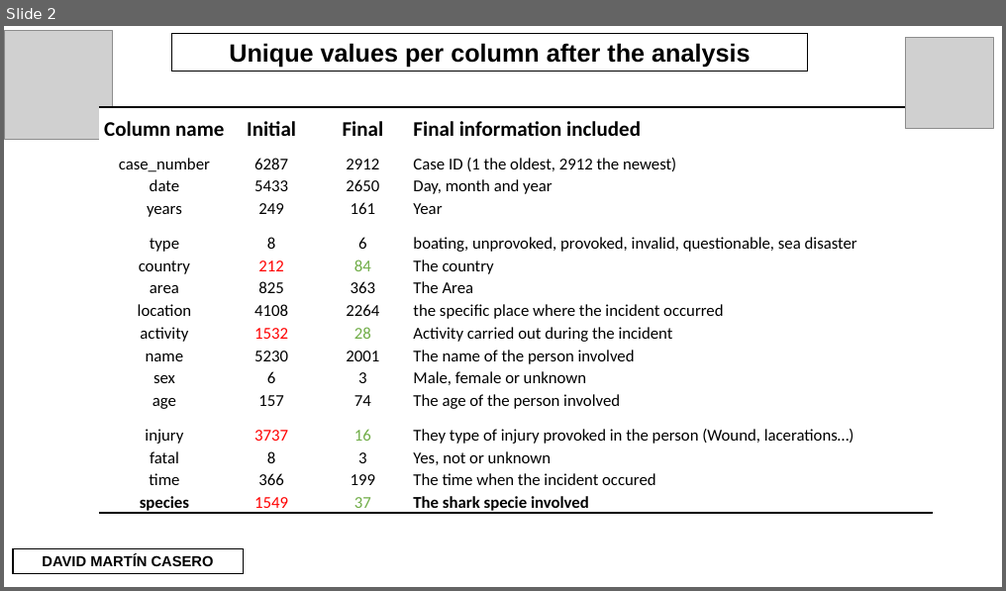
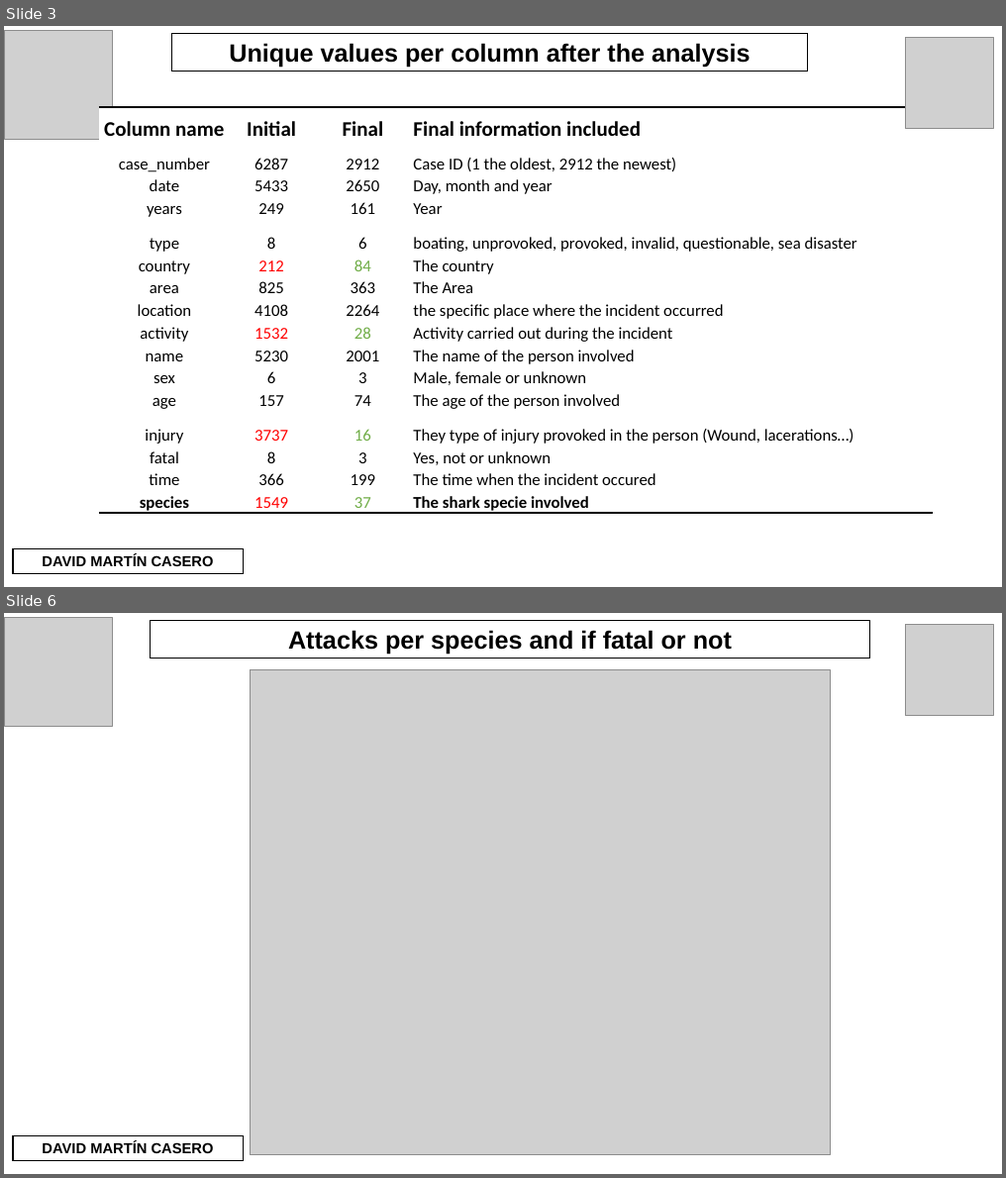
Before and after one commit to Davidmcii/DMC-w2-pandas-project, a slide deck: Presentation/W2-sharks-DavidMC-ongoing.pptx. Shown one above the other, each under a label of ours: slide 2 before the commit, slides 3 and 6 after it; the slides between them are not shown. The pictures are 1006x591 and 1006x1178 pixels, drawn with LibreOffice and Linux fonts; fonts in the diff are those of the drawing; grey boxes stand for pictures. Boxes give left, top, right and bottom in pixels: in the first picture for what was removed or moved away, otherwise in the second. Text is boxed around its words. In the diff, an @@ line names an element or a change of style, - is before the commit and + after.

```diff
--- a/Presentation/W2-sharks-DavidMC-ongoing.pptx
+++ b/Presentation/W2-sharks-DavidMC-ongoing.pptx
@@ slide 6 added at box(4, 613, 1002, 1174), background #FFFFFF @@
@@ picture added at box(4, 618, 113, 726) @@
@@ rectangle added at box(150, 621, 871, 658), fill #FFFFFF, outline #000000 1 pt, 24 pt, text #000000, bold @@
+Attacks per species and if fatal or not
@@ picture added at box(905, 624, 994, 715) @@
@@ picture added at box(251, 669, 831, 1156) @@
@@ rectangle added at box(13, 1137, 243, 1161), fill #FFFFFF, outline #000000 1 pt, 14 pt, text #000000, bold @@
+DAVID MARTÍN CASERO
@@ what was slide 2 is now slide 3 @@
```
Also in this commit, not shown: 4 slides changed, 2 other slides added, 1 other file.
